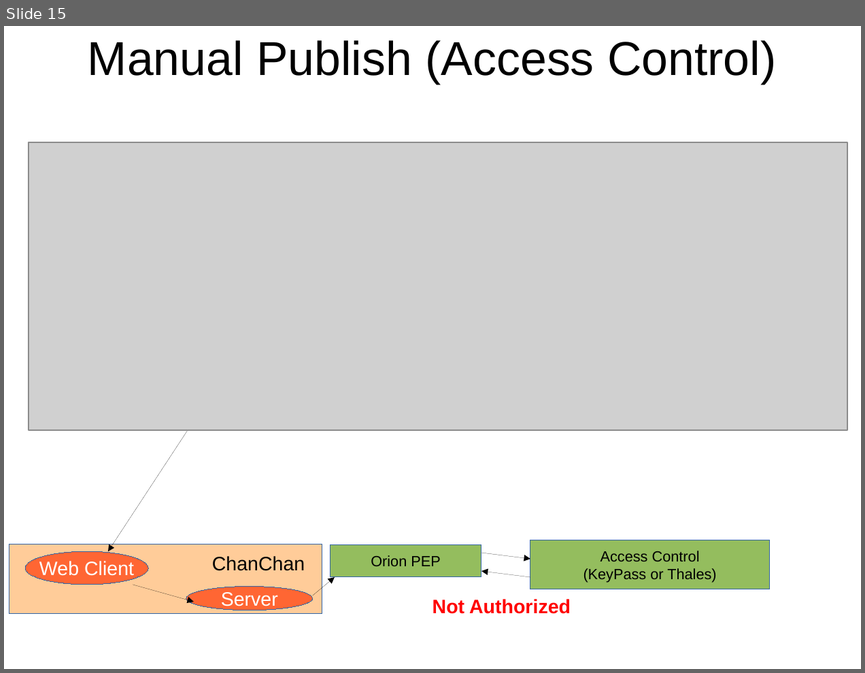
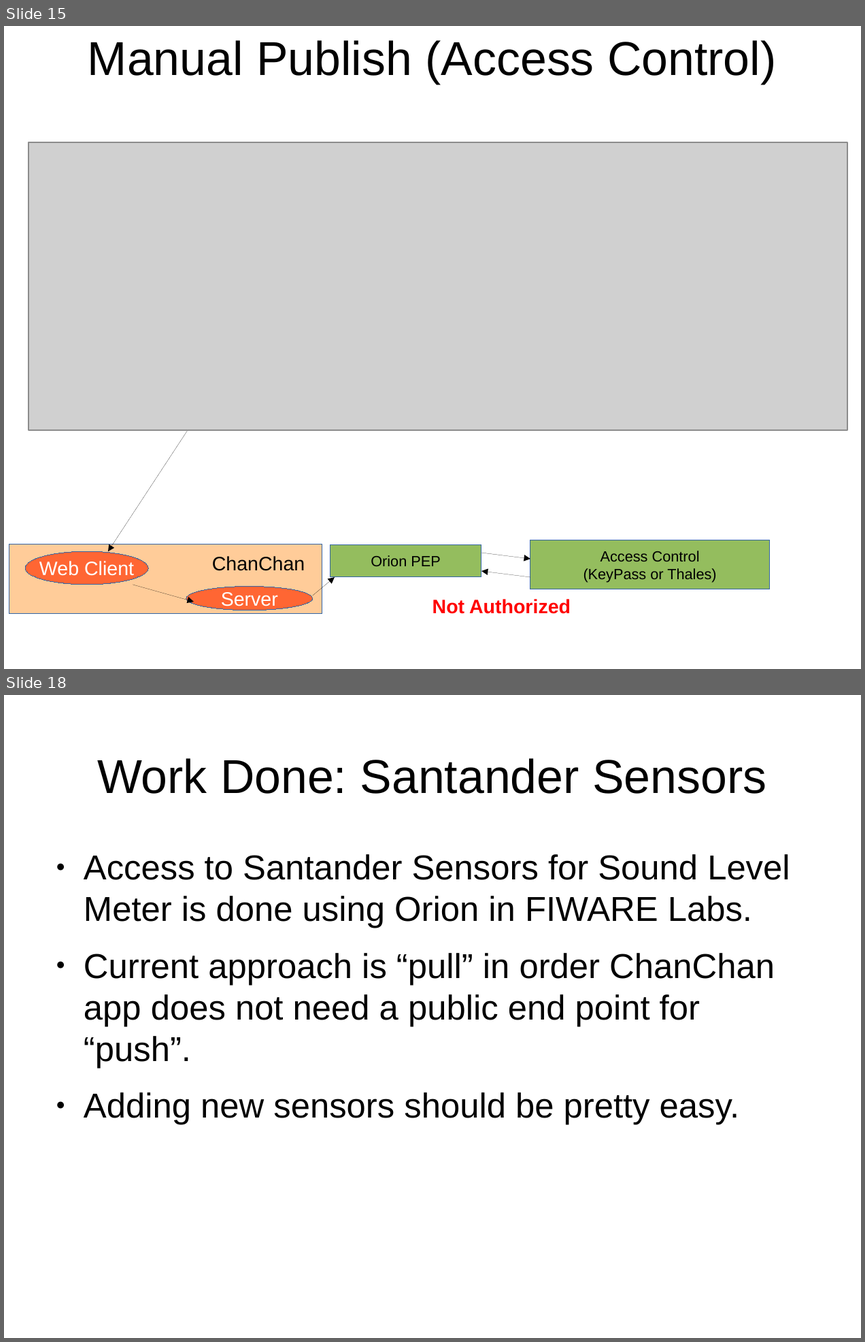
Before and after one commit to Bitergia/fiware-chanchan, a slide deck: doc/ChanChan.odp. Shown one above the other, each under a label of ours: slide 15 before the commit, slides 15 and 18 after it; the slides between them are not shown. The pictures are 865x673 and 865x1342 pixels, drawn with LibreOffice and Linux fonts; fonts in the diff are those of the drawing; grey boxes stand for pictures. Boxes give left, top, right and bottom in pixels: in the first picture for what was removed or moved away, otherwise in the second. Text is boxed around its words. In the diff, an @@ line names an element or a change of style, - is before the commit and + after.

```diff
--- a/doc/ChanChan.odp
+++ b/doc/ChanChan.odp
@@ slide 18 added at <box>4,695,861,1338</box>, background #FFFFFF @@
@@ title added at <box>97,758,766,794</box>, 44 pt, text #000000 @@
+Work Done: Santander Sensors
@@ text added at <box>84,854,789,1125</box>, 32 pt, text #000000 @@
+● Access to Santander Sensors for Sound Level Meter is done using Orion in FIWARE Labs.
+● Current approach is “pull” in order ChanChan app does not need a public end point for “push”.
+● Adding new sensors should be pretty easy.
```
Also in this commit, not shown: 1 slide changed, 5 other slides added, 1 other file.
